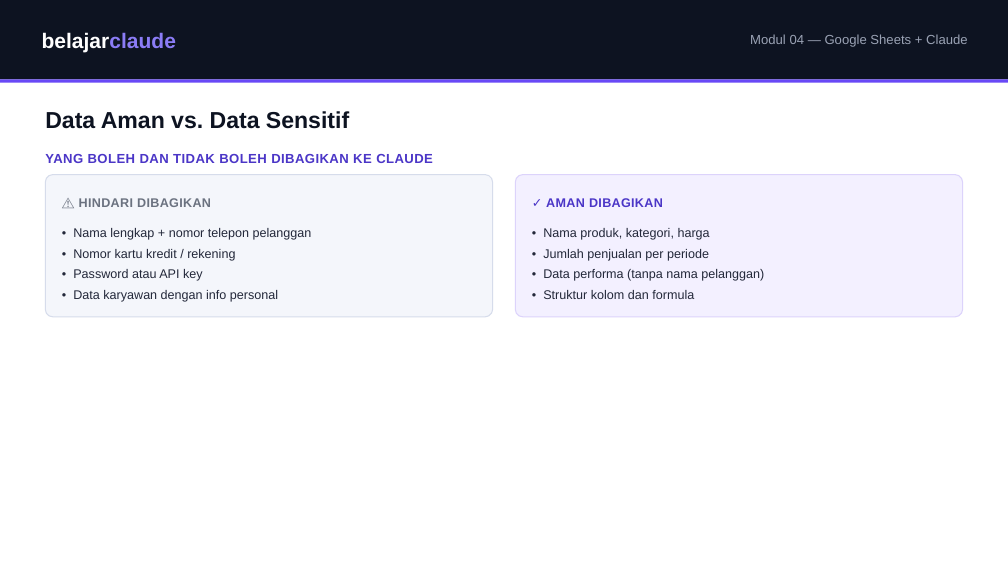
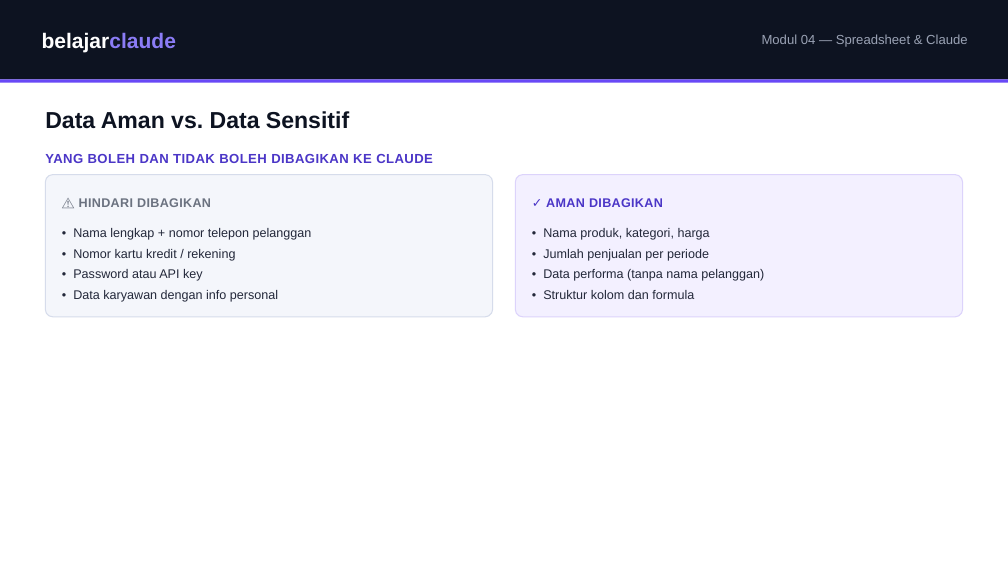
Before and after one commit to juliautomo/belajar-claude, a slide deck: slide 3 of K2-Produktivitas/M04-Google-Sheets/K2-M04-Google-Sheets.pptx. Drawn at 1008x567 pixels with LibreOffice and Linux fonts; fonts in the diff are those of the drawing. Boxes give left, top, right and bottom in pixels: in the first picture for what was removed or moved away, otherwise in the second. Text is boxed around its words. In the diff, an @@ line names an element or a change of style, - is before the commit and + after.

Commit message:
K2 M4: rename module to Spreadsheet & Claude, add Excel intro, restructure CSV to transactional data (~180 rows), generic Alur Prompt with new Excel-file-output step, remove 100% Gratis labels, add workflow automation title, move Claude in Chrome tip to bottom, label Apps Script as Sheets-specific with VBA pointer

```diff
--- a/K2-Produktivitas/M04-Google-Sheets/K2-M04-Google-Sheets.pptx
+++ b/K2-Produktivitas/M04-Google-Sheets/K2-M04-Google-Sheets.pptx
@@ text at [762,34,968,47]: text changed @@
-Modul 04 — Google Sheets + Claude
+Modul 04 — Spreadsheet & Claude
```
Also in this commit, not shown: 6 other slides changed, 2 other files.
